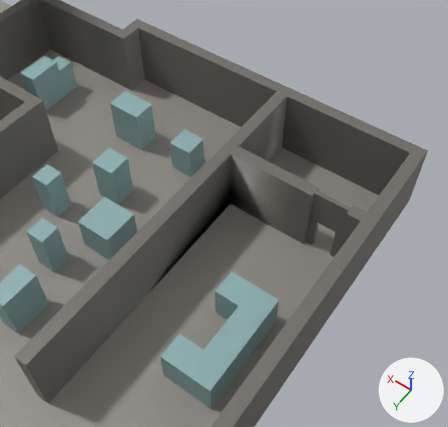
Two versions of the FBX model Assets/Model/Room/Room_01/Room_01.fbx, one commit apart.
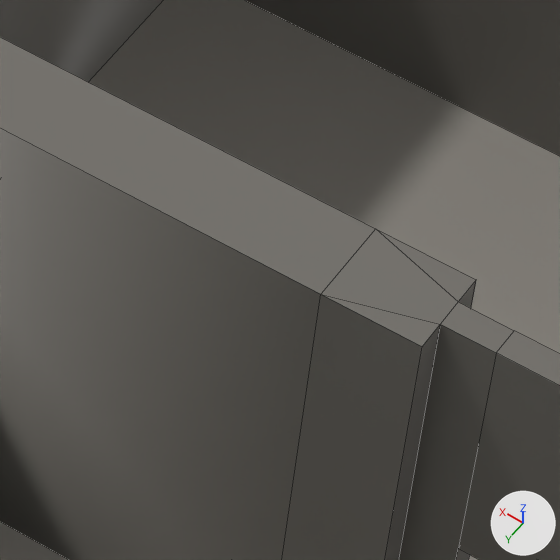
Each version appears first from a 50 mm lens placed at (-1.326, 0.792, 2.018), pointed at (-0.378, -0.535, -0.067), and next in a close-up on the part from 57% to 74% of the width and 35% to 52% of the height. The lights are fixed; the arrows at lower right show +X, +Y and +Z. The close-ups show mesh edges as thin lines. Where no turn or scale is listed for an object, it has been applied to the vertices.

The scene before the commit, as lines of its bpy script (objects in view):
```python
me_mesh_012 = bpy.data.meshes.new('Mesh.012')
me_mesh_012.from_pydata(...)  # 129 vertices, 100 faces; spans x -1.0..1.0, y -1.0..1.0, z -0.15..0.15
me_mesh_012.materials.append(mat_wall_material_1)  # grey #706d67
me_mesh_019 = bpy.data.meshes.new('Mesh.019')
me_mesh_019.from_pydata(...)  # 41 vertices, 40 faces; spans x -0.099..0.099, y -0.094..0.094, z 0.0..0.015
# faces by material slot: [20, 20]
me_mesh_019.materials.append(mat_metal_1)  # light grey #dddddd
me_mesh_019.materials.append(mat_metal_3)  # cyan #00c4ff
me_mesh_023 = bpy.data.meshes.new('Mesh.023')
me_mesh_023.from_pydata([(-1.0, -1.0, 0.0), (4.6, -1.0, 0.0), (-1.0, 5.4, 0.0), (4.6, 5.4, 0.0)], [], [(0, 1, 3, 2)])
me_mesh_023.materials.append(mat_floor_material_1)  # grey #918d86
ob_floor = bpy.data.objects.new('Floor', me_mesh_023)
ob_floor.location = (0.0, 0.0, 0.0)
ob_station = bpy.data.objects.new('Station', me_mesh_019)
ob_station.location = (4.375, 5.25, 0.0)
ob_wall_3 = bpy.data.objects.new('Wall_3', me_mesh_012)
ob_wall_3.location = (0.0, 0.0, 0.15)
```
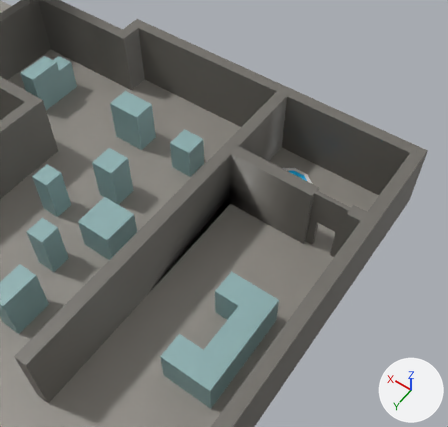
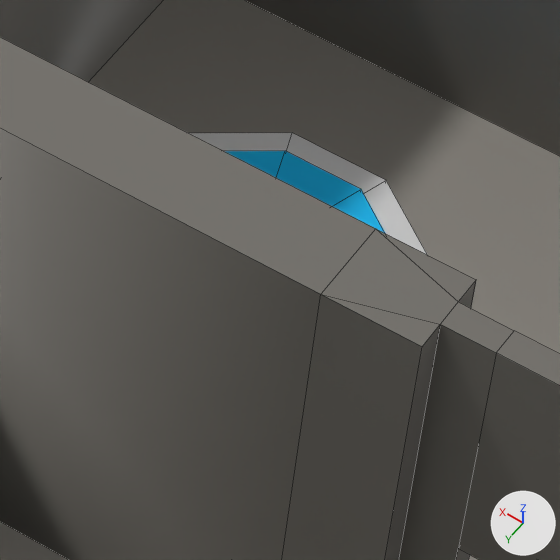
Location of each change, [x1, y1, x2, y2] in pixels of the close-ups (560 x 560 px):
'Station1', added
    after: [189, 133, 427, 254]
    faces in mat_metal_1 (light grey #dddddd): [189, 133, 427, 254]
    faces in mat_metal_3 (cyan #00c4ff): [225, 151, 386, 234]

The change in detail:
Object 'Station1' (ob_station1) is new; it shows a copy of the mesh of ob_station.
Its location is (-0.55, -0.775, 0.0).
